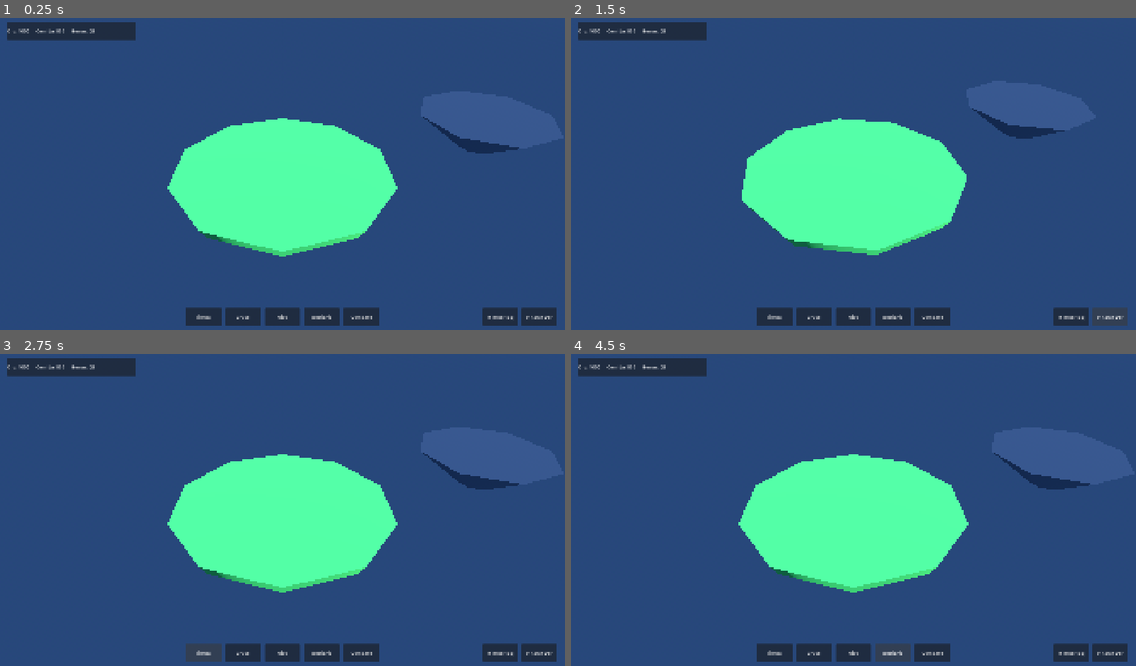
Above: before the commit, frames 1-4 (two rows, left to right).
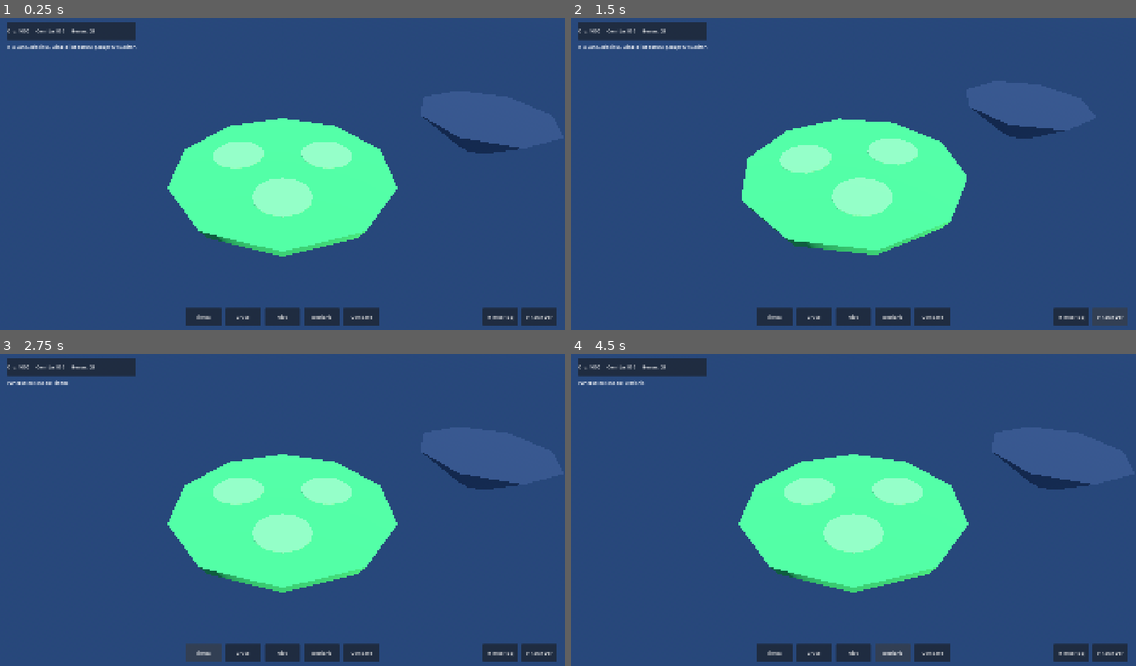
Above: after the commit, the same moments.

Repository: recab535/VJdeRecab
Game: Godot game, scene res://scenes/main.tscn
The game is run twice, just before and just after one commit, with the same random seed, the same clock (stepped at 60 frames per second) and the same inputs.
Inputs:
- Up to frame 1 (0.25 s): no input
- Up to frame 2 (1.5 s): click "↺ Rotar Izq" at 0.5 s; click "↻ Rotar Der" at 1.25 s
- Up to frame 3 (2.75 s): click "Tienda" at 2 s
- Up to frame 4 (4.5 s): click "Cruce" at 2.75 s; click "Nido" at 3.5 s; click "Bestiario" at 4.25 s

The runs differ from the first frame. In frame 1, 2.5% of the frame differs, in the area x 1-63%, y 8-65%; in frame 2, 2.5%, in the area x 1-62%, y 8-64%; in frame 3, 2.4%; in frame 4, 2.4%.

Commit message:
feat(A1): agregar interaccion de isla bloqueada, slots construibles y habitat_base.tscn

Diff:
--- a/scenes/main.tscn
+++ b/scenes/main.tscn
@@ -1,8 +1,9 @@
-[gd_scene load_steps=13 format=3]
+[gd_scene load_steps=18 format=3]
 
 [ext_resource type="Script" path="res://scripts/main.gd" id="1_main"]
 [ext_resource type="Script" path="res://scripts/world/camera_rig.gd" id="2_cam"]
 [ext_resource type="Script" path="res://scripts/ui/hud_basic.gd" id="3_hud"]
+[ext_resource type="Script" path="res://scripts/world/locked_island.gd" id="4_locked"]
 
 [sub_resource type="ProceduralSkyMaterial" id="ProceduralSkyMaterial_1"]
 sky_top_color = Color(0.24, 0.58, 0.92, 1)
@@ -41,6 +42,18 @@
 height = 2.6
 radial_segments = 8
 
+[sub_resource type="StandardMaterial3D" id="Mat_SlotPad"]
+transparency = 1
+albedo_color = Color(0.95, 0.92, 0.55, 0.38)
+roughness = 0.9
+
+[sub_resource type="CylinderMesh" id="Mesh_SlotPad"]
+material = SubResource("Mat_SlotPad")
+top_radius = 1.35
+bottom_radius = 1.35
+height = 0.04
+radial_segments = 12
+
 [sub_resource type="StandardMaterial3D" id="Mat_Bloqueada"]
 transparency = 1
 albedo_color = Color(0.22, 0.24, 0.32, 0.55)
@@ -53,6 +66,10 @@
 height = 2.2
 radial_segments = 8
 
+[sub_resource type="CylinderShape3D" id="Shape_IslaBloqueada"]
+height = 2.4
+radius = 4.3
+
 [node name="Main" type="Node3D"]
 script = ExtResource("1_main")
 
@@ -73,11 +90,38 @@
 transform = Transform3D(1, 0, 0, 0, 1, 0, 0, 0, 1, 0, -1.3, 0)
 mesh = SubResource("Mesh_BaseIsla")
 
+[node name="SlotsConstruibles" type="Node3D" parent="IslaInicial"]
+transform = Transform3D(1, 0, 0, 0, 1, 0, 0, 0, 1, 0, 0.62, 0)
+
+[node name="Slot1" type="Marker3D" parent="IslaInicial/SlotsConstruibles"]
+transform = Transform3D(1, 0, 0, 0, 1, 0, 0, 0, 1, -2.3, 0, -1.2)
+
+[node name="Pad1" type="MeshInstance3D" parent="IslaInicial/SlotsConstruibles/Slot1"]
+mesh = SubResource("Mesh_SlotPad")
+
+[node name="Slot2" type="Marker3D" parent="IslaInicial/SlotsConstruibles"]
+transform = Transform3D(1, 0, 0, 0, 1, 0, 0, 0, 1, 2.3, 0, -1.2)
+
+[node name="Pad2" type="MeshInstance3D" parent="IslaInicial/SlotsConstruibles/Slot2"]
+mesh = SubResource("Mesh_SlotPad")
+
+[node name="Slot3" type="Marker3D" parent="IslaInicial/SlotsConstruibles"]
+transform = Transform3D(1, 0, 0, 0, 1, 0, 0, 0, 1, 0, 0, 2.3)
+
+[node name="Pad3" type="MeshInstance3D" parent="IslaInicial/SlotsConstruibles/Slot3"]
+mesh = SubResource("Mesh_SlotPad")
+
 [node name="IslaBloqueadaPreview" type="Node3D" parent="."]
 transform = Transform3D(1, 0, 0, 0, 1, 0, 0, 0, 1, 13, -0.5, -6)
+script = ExtResource("4_locked")
 
 [node name="MeshBloqueada" type="MeshInstance3D" parent="IslaBloqueadaPreview"]
 mesh = SubResource("Mesh_IslaBloqueada")
+
+[node name="AreaClick" type="Area3D" parent="IslaBloqueadaPreview"]
+
+[node name="CollisionShape3D" type="CollisionShape3D" parent="IslaBloqueadaPreview/AreaClick"]
+shape = SubResource("Shape_IslaBloqueada")
 
 [node name="CameraRig" type="Node3D" parent="."]
 script = ExtResource("2_cam")
@@ -123,6 +167,61 @@
 unique_name_in_owner = true
 layout_mode = 2
 text = "Gemas: 25"
+
+[node name="LblEstadoAccion" type="Label" parent="HUD/RootControl"]
+unique_name_in_owner = true
+layout_mode = 0
+offset_left = 24.0
+offset_top = 96.0
+offset_right = 760.0
+offset_bottom = 128.0
+text = "Isla Santuario lista. Clica la isla oscura para previsualizar."
+
+[node name="PanelIslaPreview" type="PanelContainer" parent="HUD/RootControl"]
+unique_name_in_owner = true
+visible = false
+layout_mode = 1
+anchors_preset = 8
+anchor_left = 0.5
+anchor_top = 0.5
+anchor_right = 0.5
+anchor_bottom = 0.5
+offset_left = -210.0
+offset_top = -120.0
+offset_right = 210.0
+offset_bottom = 120.0
+grow_horizontal = 2
+grow_vertical = 2
+
+[node name="VBoxPreview" type="VBoxContainer" parent="HUD/RootControl/PanelIslaPreview"]
+layout_mode = 2
+theme_override_constants/separation = 12
+
+[node name="LblIslaTitulo" type="Label" parent="HUD/RootControl/PanelIslaPreview/VBoxPreview"]
+unique_name_in_owner = true
+layout_mode = 2
+text = "Isla 2 — Bruma Volcánica"
+
+[node name="LblIslaDetalle" type="Label" parent="HUD/RootControl/PanelIslaPreview/VBoxPreview"]
+unique_name_in_owner = true
+layout_mode = 2
+text = "Espacios construibles: 4"
+
+[node name="HBoxPreviewBtns" type="HBoxContainer" parent="HUD/RootControl/PanelIslaPreview/VBoxPreview"]
+layout_mode = 2
+theme_override_constants/separation = 12
+
+[node name="BtnDesbloquearIsla" type="Button" parent="HUD/RootControl/PanelIslaPreview/VBoxPreview/HBoxPreviewBtns"]
+unique_name_in_owner = true
+custom_minimum_size = Vector2(200, 42)
+layout_mode = 2
+text = "Desbloquear (2500 Oro)"
+
+[node name="BtnCerrarPreview" type="Button" parent="HUD/RootControl/PanelIslaPreview/VBoxPreview/HBoxPreviewBtns"]
+unique_name_in_owner = true
+custom_minimum_size = Vector2(100, 42)
+layout_mode = 2
+text = "Cerrar"
 
 [node name="RotacionBar" type="HBoxContainer" parent="HUD/RootControl"]
 layout_mode = 1
--- /dev/null
+++ b/scenes/world/habitat_base.tscn
@@ -0,0 +1,48 @@
+[gd_scene load_steps=6 format=3]
+
+[ext_resource type="Script" path="res://scripts/world/habitat_base.gd" id="1_hab"]
+
+[sub_resource type="StandardMaterial3D" id="Mat_HabitatBase"]
+albedo_color = Color(0.64, 0.48, 0.3, 1)
+roughness = 0.85
+
+[sub_resource type="CylinderMesh" id="Mesh_HabitatPlat"]
+material = SubResource("Mat_HabitatBase")
+top_radius = 1.6
+bottom_radius = 1.75
+height = 0.25
+radial_segments = 10
+
+[sub_resource type="StandardMaterial3D" id="Mat_Sombra"]
+transparency = 1
+albedo_color = Color(0.05, 0.05, 0.08, 0.42)
+roughness = 1.0
+
+[sub_resource type="CylinderMesh" id="Mesh_Sombra"]
+material = SubResource("Mat_Sombra")
+top_radius = 0.45
+bottom_radius = 0.45
+height = 0.02
+radial_segments = 12
+
+[node name="HabitatBase" type="Node3D"]
+script = ExtResource("1_hab")
+
+[node name="PlataformaHabitat" type="MeshInstance3D" parent="."]
+transform = Transform3D(1, 0, 0, 0, 1, 0, 0, 0, 1, 0, 0.125, 0)
+mesh = SubResource("Mesh_HabitatPlat")
+
+[node name="AreaDragones" type="Node3D" parent="."]
+transform = Transform3D(1, 0, 0, 0, 1, 0, 0, 0, 1, 0, 0.26, 0)
+
+[node name="DragonSpot1" type="Marker3D" parent="AreaDragones"]
+transform = Transform3D(1, 0, 0, 0, 1, 0, 0, 0, 1, -0.55, 0, 0.15)
+
+[node name="Sombra1" type="MeshInstance3D" parent="AreaDragones/DragonSpot1"]
+mesh = SubResource("Mesh_Sombra")
+
+[node name="DragonSpot2" type="Marker3D" parent="AreaDragones"]
+transform = Transform3D(1, 0, 0, 0, 1, 0, 0, 0, 1, 0.55, 0, -0.15)
+
+[node name="Sombra2" type="MeshInstance3D" parent="AreaDragones/DragonSpot2"]
+mesh = SubResource("Mesh_Sombra")
--- a/scripts/main.gd
+++ b/scripts/main.gd
@@ -1,15 +1,22 @@
 extends Node3D
 
-## Escena principal 2.5D: conecta el HUD con el rig de cámara de la isla flotante.
+## Escena principal 2.5D: conecta HUD, CameraRig, islas bloqueadas y GameCore.
 
 @onready var camera_rig: CameraRig = $CameraRig
 @onready var hud: HudBasic = $HUD
+@onready var isla_bloqueada: LockedIsland = $IslaBloqueadaPreview
+@onready var slots_container: Node3D = $IslaInicial/SlotsConstruibles
 
 
 func _ready() -> void:
 	hud.rotate_left_requested.connect(camera_rig.rotate_left)
 	hud.rotate_right_requested.connect(camera_rig.rotate_right)
 	hud.panel_requested.connect(_on_panel_requested)
+	hud.unlock_island_requested.connect(_on_unlock_island_requested)
+
+	if isla_bloqueada:
+		isla_bloqueada.preview_requested.connect(_on_island_preview_requested)
+
 	if has_node("/root/GameCore"):
 		var core: Node = get_node("/root/GameCore")
 		core.resources_changed.connect(hud.set_resources)
@@ -19,5 +26,17 @@
 		hud.set_resources(1000, 500, 25)
 
 
+func _on_island_preview_requested(info: Dictionary) -> void:
+	var oro_actual: int = 1000
+	if has_node("/root/GameCore"):
+		var res: Dictionary = get_node("/root/GameCore").get_resources()
+		oro_actual = int(res.get("oro", 0))
+	hud.show_island_preview(info, oro_actual)
+
+
+func _on_unlock_island_requested(_island_id: int, cost_oro: int) -> void:
+	hud.show_status_message("Oro insuficiente o pendiente de desbloqueo (%d Oro)." % cost_oro)
+
+
 func _on_panel_requested(panel_name: String) -> void:
-	print("[HUD] Botón presionado: ", panel_name)
+	hud.show_status_message("Panel seleccionado: %s" % panel_name)
--- a/scripts/ui/hud_basic.gd
+++ b/scripts/ui/hud_basic.gd
@@ -1,30 +1,70 @@
 extends CanvasLayer
 class_name HudBasic
 
-## HUD base a 1920x1080: recursos, botones principales y rotación horizontal.
+## HUD base a 1920x1080: recursos, botones principales, rotación horizontal y vista previa de isla.
 
 signal rotate_left_requested
 signal rotate_right_requested
 signal panel_requested(panel_name: String)
+signal unlock_island_requested(island_id: int, cost_oro: int)
 
 @onready var lbl_oro: Label = %LblOro
 @onready var lbl_comida: Label = %LblComida
 @onready var lbl_gemas: Label = %LblGemas
 @onready var btn_rotar_izq: Button = %BtnRotarIzq
 @onready var btn_rotar_der: Button = %BtnRotarDer
+@onready var panel_isla_preview: PanelContainer = %PanelIslaPreview
+@onready var lbl_isla_titulo: Label = %LblIslaTitulo
+@onready var lbl_isla_detalle: Label = %LblIslaDetalle
+@onready var btn_desbloquear_isla: Button = %BtnDesbloquearIsla
+@onready var btn_cerrar_preview: Button = %BtnCerrarPreview
+@onready var lbl_estado_accion: Label = %LblEstadoAccion
+
+var _preview_island_id: int = -1
+var _preview_cost_oro: int = 0
 
 
 func _ready() -> void:
 	btn_rotar_izq.pressed.connect(func() -> void: rotate_left_requested.emit())
 	btn_rotar_der.pressed.connect(func() -> void: rotate_right_requested.emit())
+	btn_cerrar_preview.pressed.connect(hide_island_preview)
+	btn_desbloquear_isla.pressed.connect(func() -> void:
+		if _preview_island_id > 0:
+			unlock_island_requested.emit(_preview_island_id, _preview_cost_oro)
+	)
 
 	for btn_name: String in ["BtnTienda", "BtnCruce", "BtnNido", "BtnBestiario", "BtnCombate"]:
 		var btn: Button = find_child(btn_name, true, false) as Button
 		if btn:
 			btn.pressed.connect(func() -> void: panel_requested.emit(btn.text))
 
+	panel_isla_preview.visible = false
+
 
 func set_resources(oro: int, comida: int, gemas: int) -> void:
 	lbl_oro.text = "Oro: %d" % oro
 	lbl_comida.text = "Comida: %d" % comida
 	lbl_gemas.text = "Gemas: %d" % gemas
+
+
+func show_status_message(msg: String) -> void:
+	if lbl_estado_accion:
+		lbl_estado_accion.text = msg
+
+
+func show_island_preview(info: Dictionary, current_oro: int) -> void:
+	_preview_island_id = int(info.get("id", -1))
+	_preview_cost_oro = int(info.get("costo_oro", 2500))
+	lbl_isla_titulo.text = str(info.get("nombre", "Isla Bloqueada"))
+	lbl_isla_detalle.text = "Espacios construibles: %d\nElementos: %s\nCosto: %d Oro" % [
+		int(info.get("slots", 4)),
+		str(info.get("elementos", "Varios")),
+		_preview_cost_oro
+	]
+	btn_desbloquear_isla.text = "Desbloquear (%d Oro)" % _preview_cost_oro
+	btn_desbloquear_isla.disabled = current_oro < _preview_cost_oro
+	panel_isla_preview.visible = true
+
+
+func hide_island_preview() -> void:
+	panel_isla_preview.visible = false
--- /dev/null
+++ b/scripts/world/habitat_base.gd
@@ -0,0 +1,25 @@
+extends Node3D
+class_name HabitatBase
+
+## Plataforma 3D de hábitat con puntos de anclaje para dragones 2.5D y sombra.
+
+@export var elemento_id: int = 1
+@export var capacidad_maxima: int = 2
+
+@onready var spots: Array[Node3D] = [$AreaDragones/DragonSpot1, $AreaDragones/DragonSpot2]
+
+var dragons_count: int = 0
+
+
+func has_free_slot() -> bool:
+	return dragons_count < capacidad_maxima and dragons_count < spots.size()
+
+
+func place_dragon(dragon_node: Node3D) -> bool:
+	if not has_free_slot():
+		return false
+	var spot: Node3D = spots[dragons_count]
+	spot.add_child(dragon_node)
+	dragon_node.position = Vector3.ZERO
+	dragons_count += 1
+	return true
--- /dev/null
+++ b/scripts/world/locked_island.gd
@@ -0,0 +1,30 @@
+extends Node3D
+class_name LockedIsland
+
+## Isla bloqueada interactiva: emite señal para abrir su vista previa al clicar.
+
+signal preview_requested(island_info: Dictionary)
+
+@export var island_id: int = 2
+@export var island_name: String = "Isla 2 — Bruma Volcánica"
+@export var unlock_cost_oro: int = 2500
+@export var slots_disponibles: int = 4
+@export var elementos_texto: String = "Fuego / Tierra"
+
+@onready var area_click: Area3D = $AreaClick
+
+
+func _ready() -> void:
+	if area_click:
+		area_click.input_event.connect(_on_area_input_event)
+
+
+func _on_area_input_event(_camera: Node, event: InputEvent, _event_position: Vector3, _normal: Vector3, _shape_idx: int) -> void:
+	if event is InputEventMouseButton and event.pressed and event.button_index == MOUSE_BUTTON_LEFT:
+		preview_requested.emit({
+			"id": island_id,
+			"nombre": island_name,
+			"costo_oro": unlock_cost_oro,
+			"slots": slots_disponibles,
+			"elementos": elementos_texto
+		})
